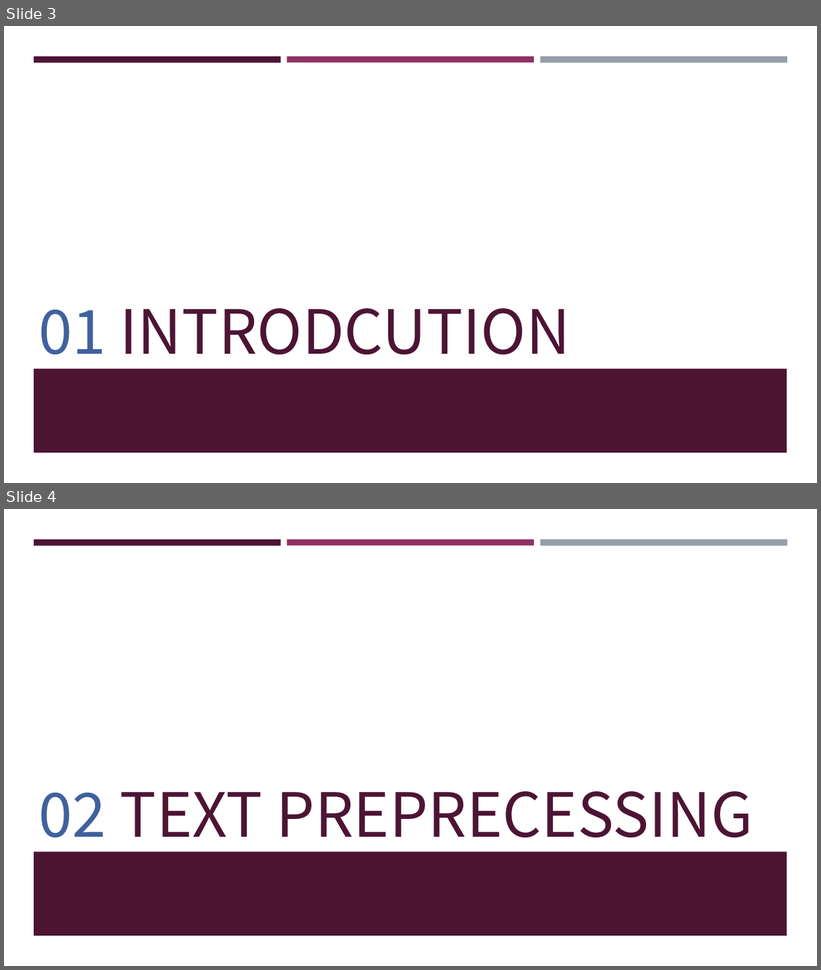
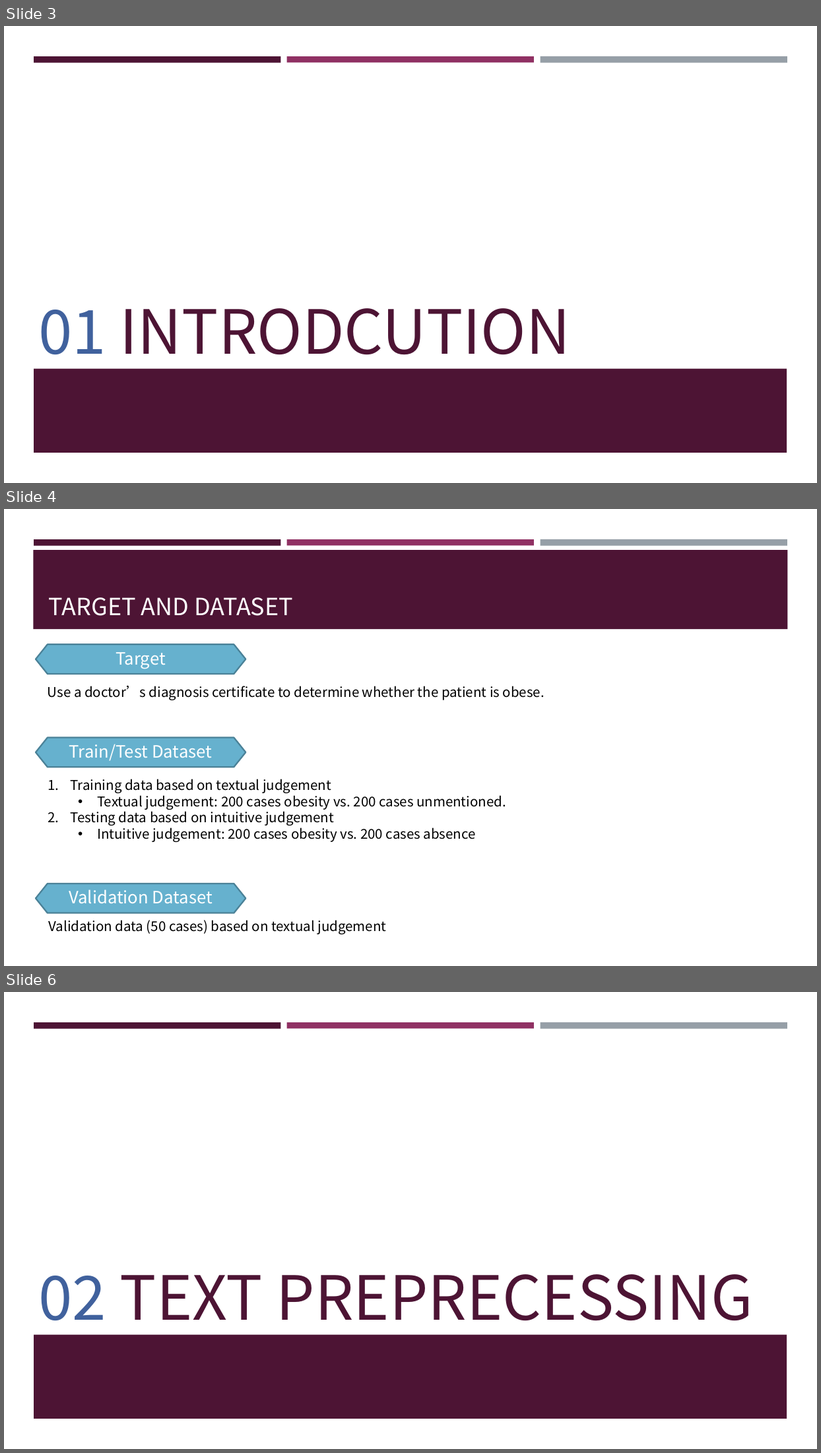
Before and after one commit to frankye1000/NYCU-DigitalMedicine, a slide deck: Case Presentation 1 Data/ppt/case1.pptx. Shown one above the other, each under a label of ours: slides 3 and 4 before the commit, slides 3, 4 and 6 after it; the slides between them are not shown. The pictures are 821x970 and 821x1453 pixels, drawn with LibreOffice and Linux fonts; fonts in the diff are those of the drawing. Boxes give left, top, right and bottom in pixels: in the first picture for what was removed or moved away, otherwise in the second. Text is boxed around its words. In the diff, an @@ line names an element or a change of style, - is before the commit and + after.

```diff
--- a/Case Presentation 1 Data/ppt/case1.pptx
+++ b/Case Presentation 1 Data/ppt/case1.pptx
@@ slide 4 added at [4,509,817,966], background #FFFFFF; not listed: 3 template elements that a slide beside it also shows @@
@@ rectangle added at [33,550,788,629], fill #4D1434 @@
@@ title added at [49,597,293,616], 28 pt, text #FFFEFF @@
+TARGET AND DATASET
@@ hexagon added at [36,644,246,674], fill #66B1CE, outline #4B8398 1.75 pt @@
@@ text added at [116,652,165,669], 20 pt, text #FFFFFF @@
+Target
@@ text added at [48,685,545,700], 16 pt, text #000000 @@
+Use a doctor’s diagnosis certificate to determine whether the patient is obese.
@@ hexagon added at [36,738,246,767], fill #66B1CE, outline #4B8398 1.75 pt @@
@@ text added at [69,744,212,761], 20 pt, text #FFFFFF @@
+Train/Test Dataset
@@ text added at [71,779,506,842], 16 pt, text #000000 @@
+1. Training data based on textual judgement
+  • Textual judgement: 200 cases obesity vs. 200 cases unmentioned.
+2. Testing data based on intuitive judgement
+  • Intuitive judgement: 200 cases obesity vs. 200 cases absence
@@ hexagon added at [36,884,246,914], fill #66B1CE, outline #4B8398 1.75 pt @@
@@ text added at [69,890,213,904], 20 pt, text #FFFFFF @@
+Validation Dataset
@@ text added at [49,920,387,935], 16 pt, text #000000 @@
+Validation data (50 cases) based on textual judgement
@@ what was slide 4 is now slide 6 @@
```
Also in this commit, not shown: 1 slide changed, 9 other slides added, 1 slide removed, 3 other files.
